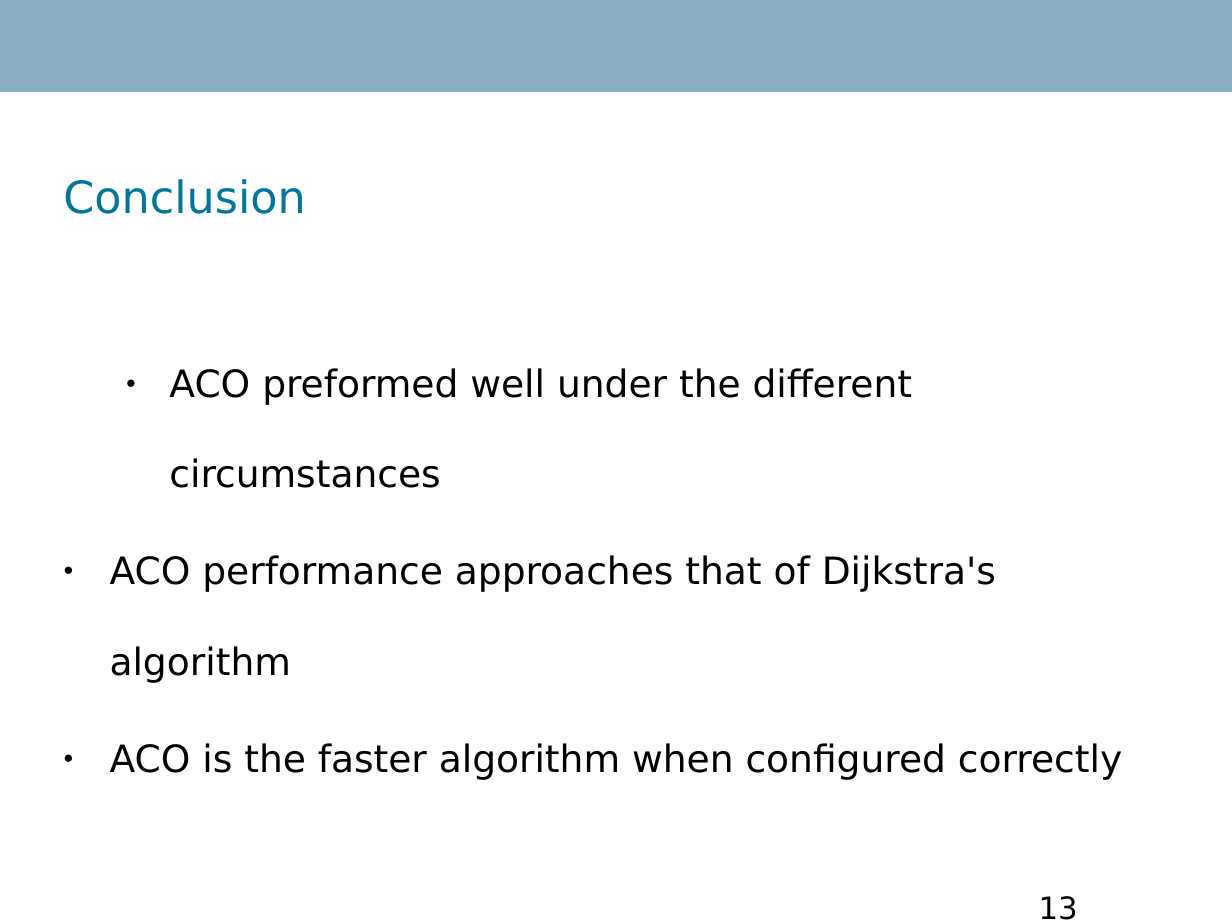
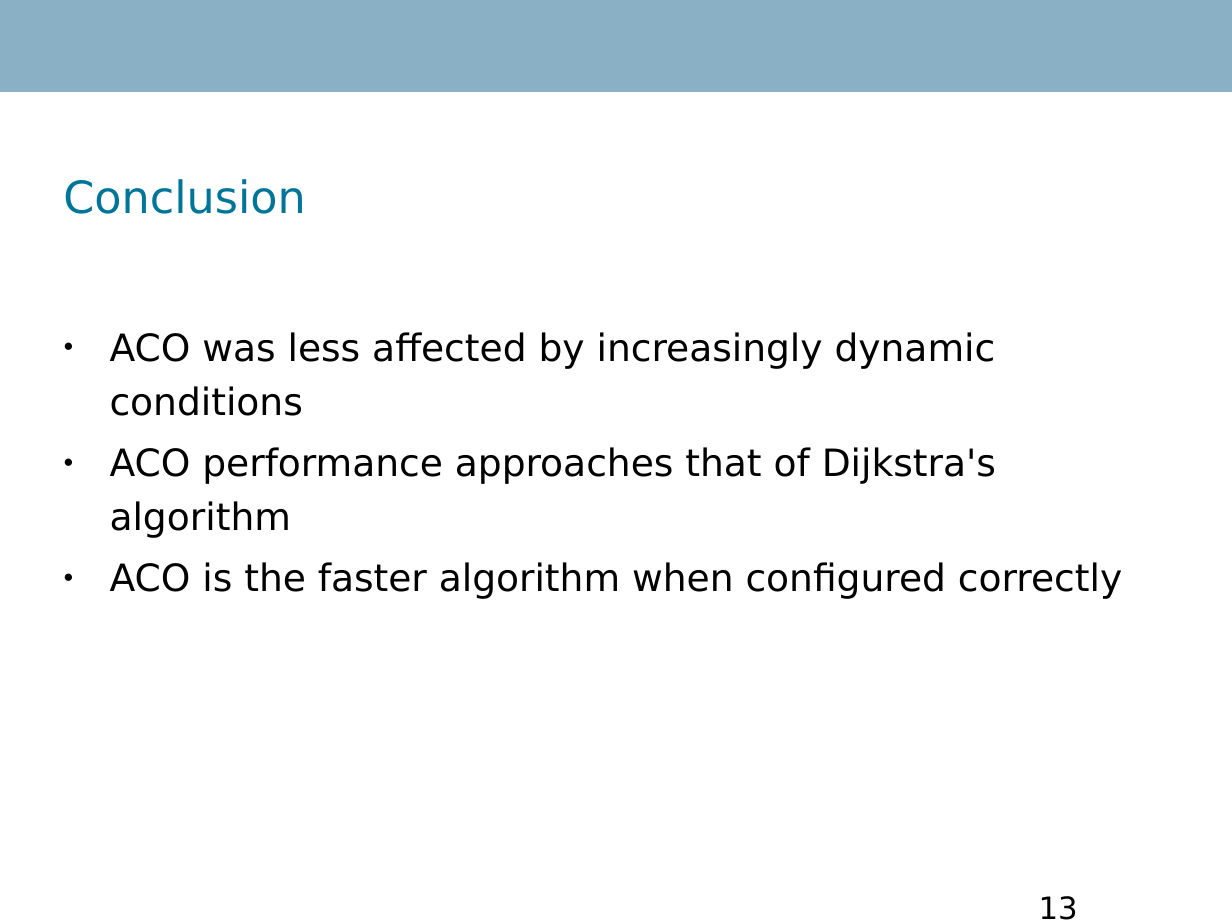
Before and after one commit to Danidude/Master-Thesis, a slide deck: slide 13 of Report/IKT 590 Master Thesis.odp. Drawn at 1232x924 pixels with LibreOffice and Linux fonts; fonts in the diff are those of the drawing; background and template pictures are left out. Boxes give left, top, right and bottom in pixels: in the first picture for what was removed or moved away, otherwise in the second. Text is boxed around its words. In the diff, an @@ line names an element or a change of style, - is before the commit and + after.

Commit message:
Added changes 4

```diff
--- a/Report/IKT 590 Master Thesis.odp
+++ b/Report/IKT 590 Master Thesis.odp
@@ text at (x1=110, y1=332, x2=996, y2=416): text changed @@
-● ACO preformed well under the different circumstances
+● ACO was less affected by increasingly dynamic conditions
@@ text at (x1=110, y1=447, x2=1122, y2=599): line spacing 2 to 1.2; indent changed @@
```
